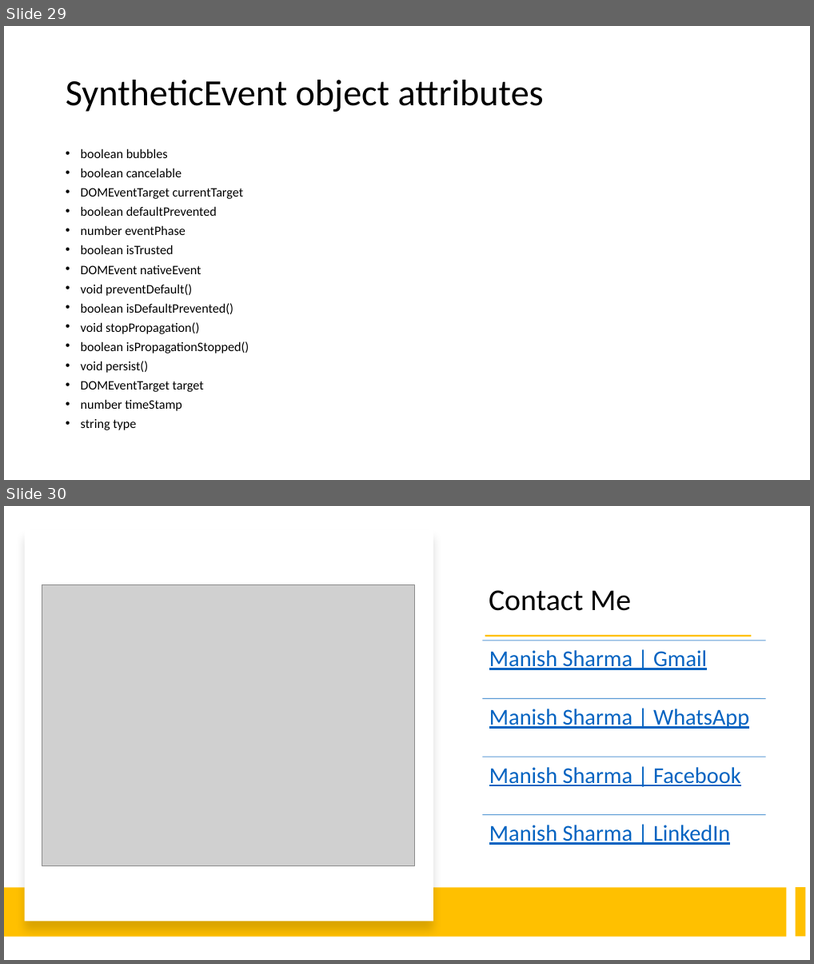
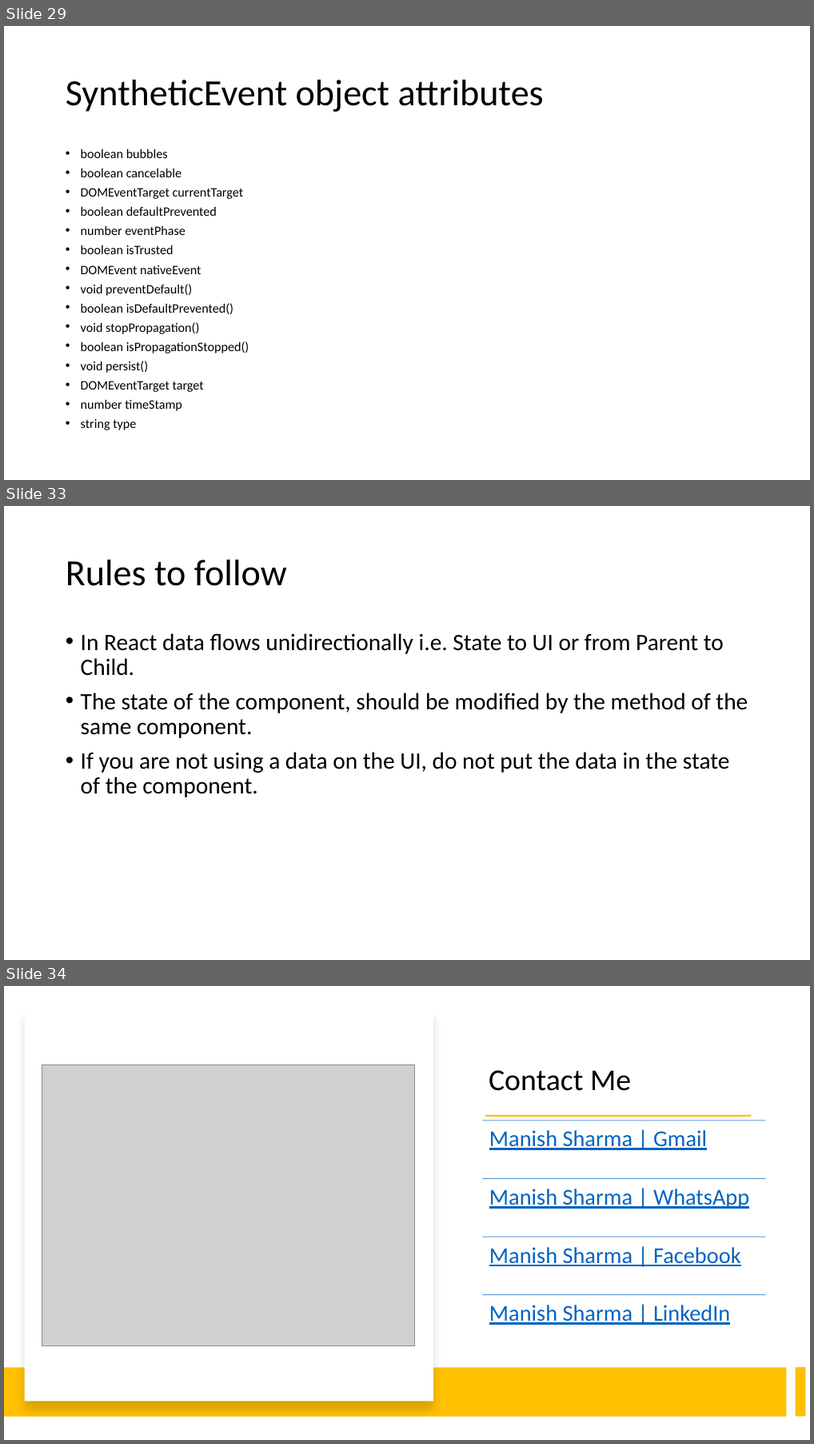
Before and after one commit to explore-with-manish/im-jan24, a slide deck: React/Notes/React.pptx. Shown one above the other, each under a label of ours: slides 29 and 30 before the commit, slides 29, 33 and 34 after it; the slides between them are not shown. The pictures are 814x964 and 814x1444 pixels, drawn with LibreOffice and Linux fonts; fonts in the diff are those of the drawing; grey boxes stand for pictures. Boxes give left, top, right and bottom in pixels: in the first picture for what was removed or moved away, otherwise in the second. Text is boxed around its words. In the diff, an @@ line names an element or a change of style, - is before the commit and + after.

```diff
--- a/React/Notes/React.pptx
+++ b/React/Notes/React.pptx
@@ slide 33 added at [4,506,810,960], background #FFFFFF @@
@@ title added at [66,560,287,586], 44 pt, text #000000 @@
+Rules to follow
@@ text added at [81,633,748,797], 28 pt, text #000000 @@
+• In React data flows unidirectionally i.e. State to UI or from Parent to Child.
+• The state of the component, should be modified by the method of the same component.
+• If you are not using a data on the UI, do not put the data in the state of the component.
@@ what was slide 30 is now slide 34 @@
```
Also in this commit, not shown: 3 other slides added, 4 other files.
